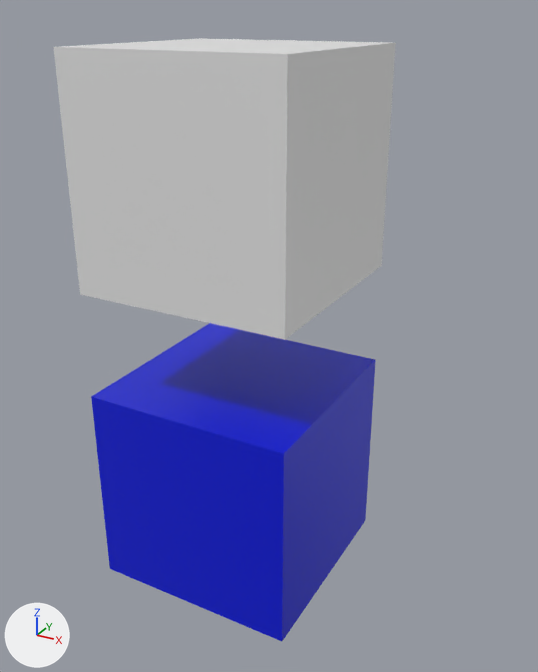
Two versions of the glTF model Assets/Blender/scene.glb, one commit apart.
The view is the same before and after, from a camera (50 mm lens) standing at (3.35, -5.53, 4.27) and looking at (-0.28, 1.08, 0.96). Arrows for +X, +Y and +Z are at lower left; the lights stay in place. The first picture is the older version. Where no turn or scale is listed for an object, it has been applied to the vertices.
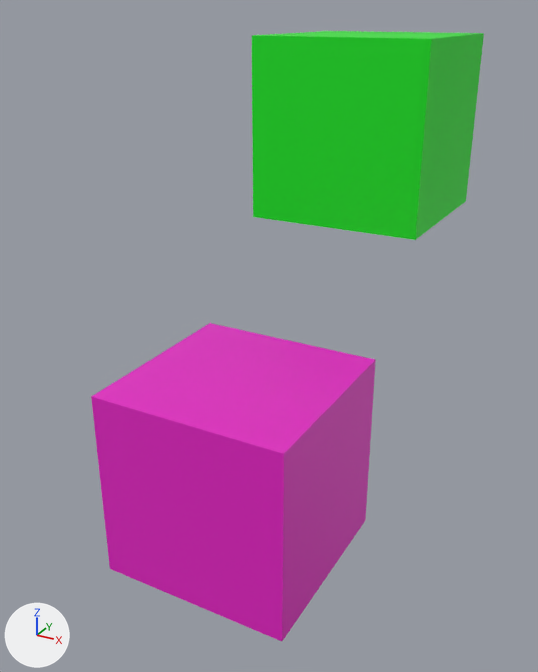
The change in detail:
Material 'Material' (mat_material) changes colour from blue #0015da to pink #e71ec7; in linear values from (0.0, 0.00771, 0.704) to (0.8, 0.0127, 0.568).
Material 'Material.001' (mat_material_001) changes colour from white #e7e7e7 to green #07e71a; in linear values from (0.8, 0.8, 0.8) to (0.0021, 0.8, 0.0102).
Object 'Cube.001' (ob_cube_001) moves from (0.0, 0.0, 3.0) to (0.0, 3.0, 3.0).

Where the change shows, as pixel boxes (x1, y1, x2, y2) in the pictures (538 x 672 px):
'Cube.001', recoloured, moved: before (53, 38, 396, 340); after (252, 31, 484, 240)
'Cube', recoloured (blue to pink): (91, 323, 376, 641) in both
